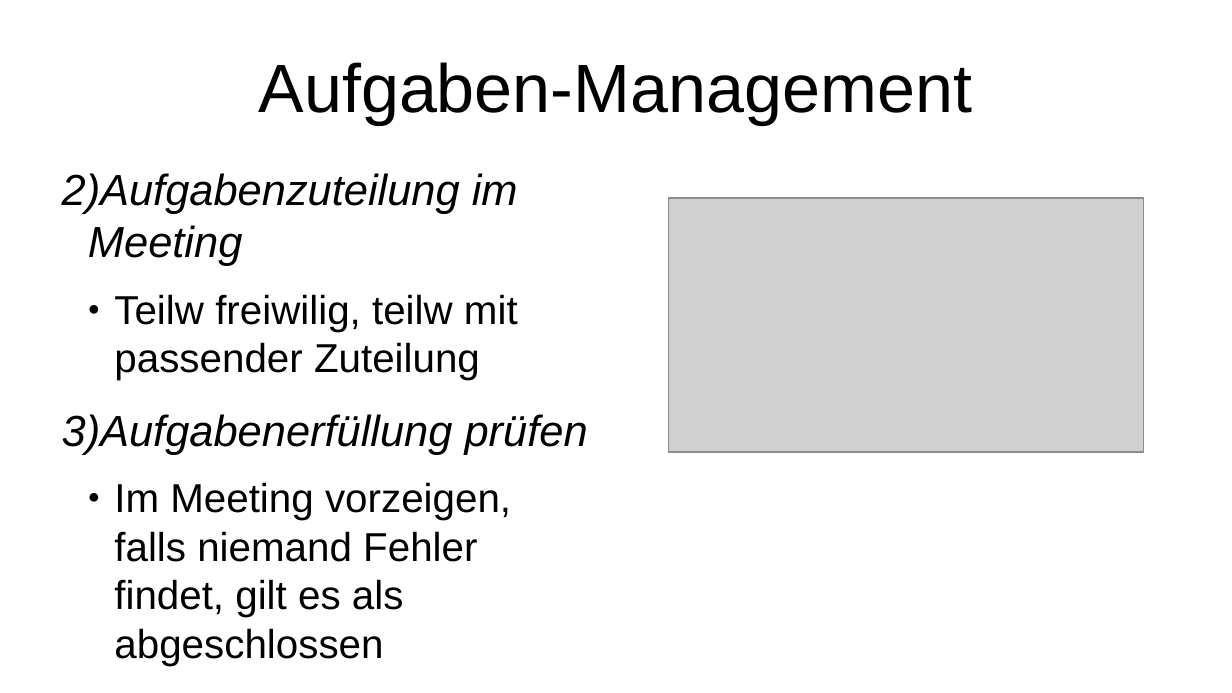
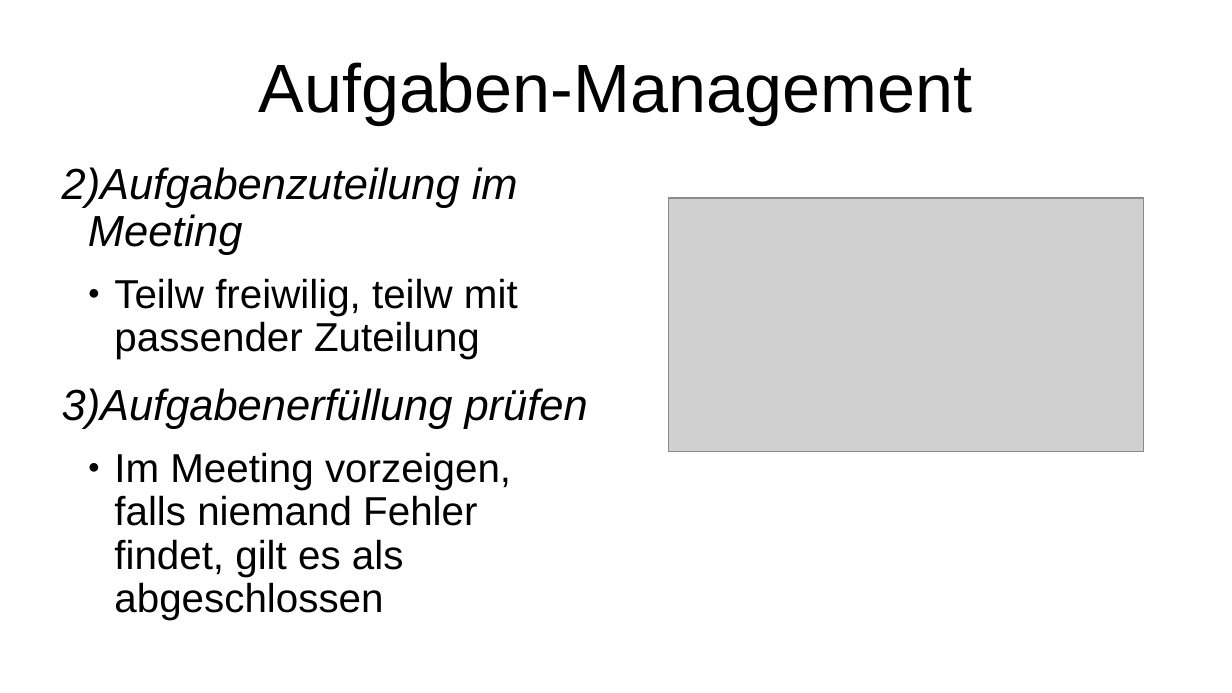
Before and after one commit to Gorg-tech/StudIQ, a slide deck: slide 2 of docs/Praesentation/Fachaustausch_Projektmanagement.pptx. Drawn at 1232x693 pixels with LibreOffice and Linux fonts; fonts in the diff are those of the drawing; grey boxes stand for pictures. Boxes give left, top, right and bottom in pixels: in the first picture for what was removed or moved away, otherwise in the second. Text is boxed around its words. In the diff, an @@ line names an element or a change of style, - is before the commit and + after.

```diff
--- a/docs/Praesentation/Fachaustausch_Projektmanagement.pptx
+++ b/docs/Praesentation/Fachaustausch_Projektmanagement.pptx
@@ text "Aufgabenzuteilung im Meeting" at (62,167,588,620): line spacing 1 to 0.9 @@
```
Also in this commit, not shown: 2 other slides changed.
